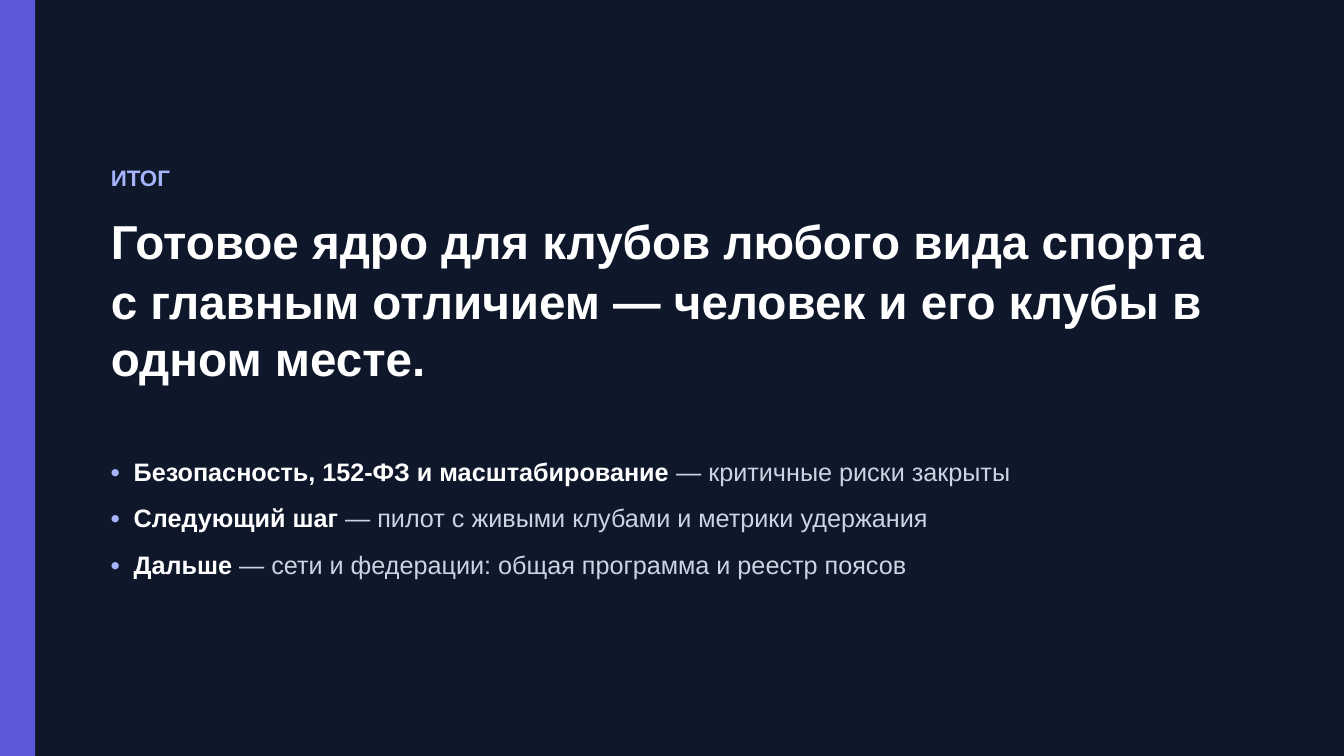
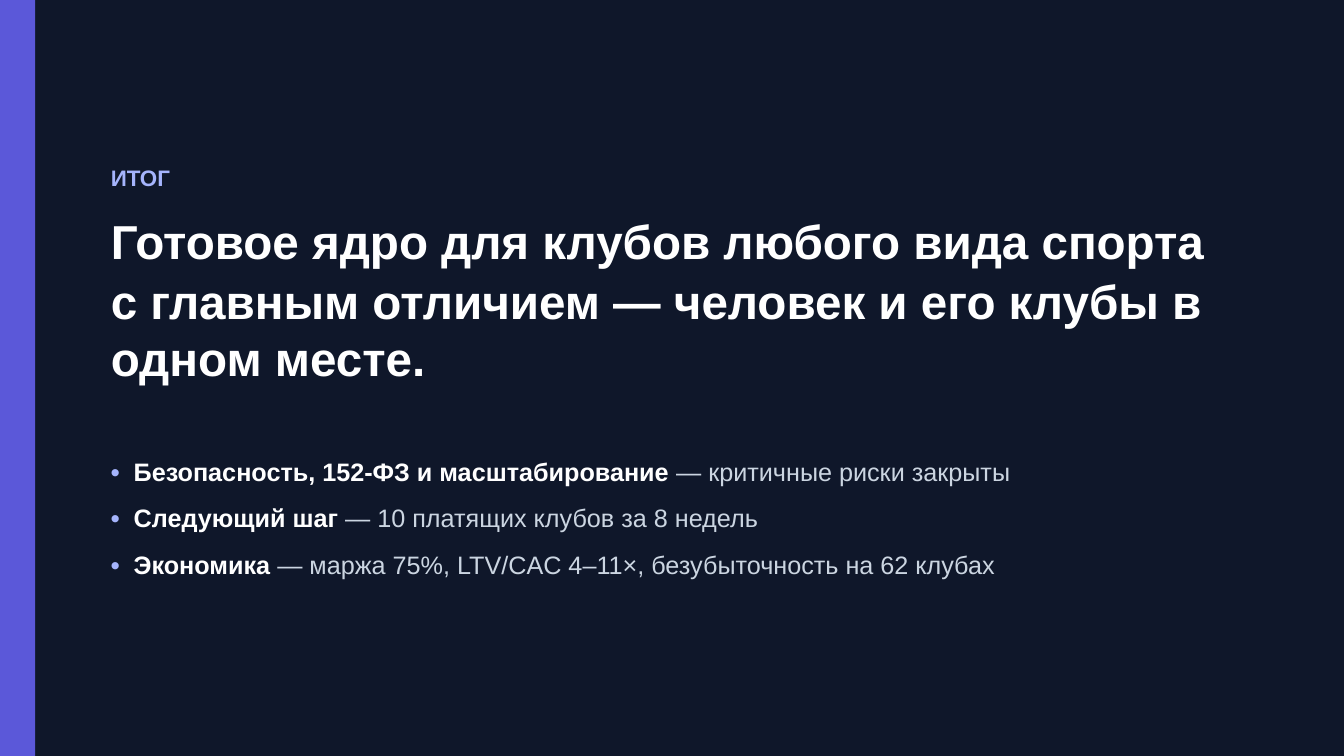
Before and after one commit to ilyakislenko/clubspace, a slide deck: slide 20 of docs/strategy/ClubSpace-strengths-weaknesses.pptx (slide 16 before the commit). Drawn at 1344x756 pixels with LibreOffice and Linux fonts; fonts in the diff are those of the drawing. Boxes give left, top, right and bottom in pixels: in the first picture for what was removed or moved away, otherwise in the second. Text is boxed around its words. In the diff, an @@ line names an element or a change of style, - is before the commit and + after.

```diff
--- a/docs/strategy/ClubSpace-strengths-weaknesses.pptx
+++ b/docs/strategy/ClubSpace-strengths-weaknesses.pptx
@@ text at box(134, 508, 994, 580): text changed @@
-• Следующий шаг — пилот с живыми клубами и метрики удержания
-• Дальше — сети и федерации: общая программа и реестр поясов
+• Следующий шаг — 10 платящих клубов за 8 недель
+• Экономика — маржа 75%, LTV/CAC 4–11×, безубыточность на 62 клубах
```
Also in this commit, not shown: 7 other slides changed, 6 slides added, 2 slides removed, 5 other files.
